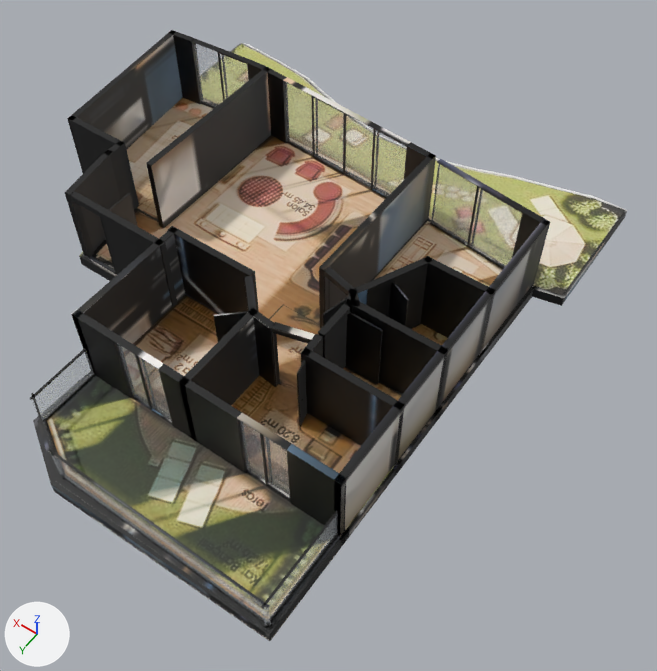
Before and after pictures for a commit that changed the glTF model _bake/glb/gol-9/model.glb.
Before and after are seen from a 50 mm camera at (-11.22, 10.78, 18.0) aimed at (-2.83, -0.97, -0.47). The lights are fixed; the arrows at lower left show +X, +Y and +Z. The picture after the commit comes second. Where no turn or scale is listed for an object, it has been applied to the vertices. Vertices at exactly the same position are counted once.
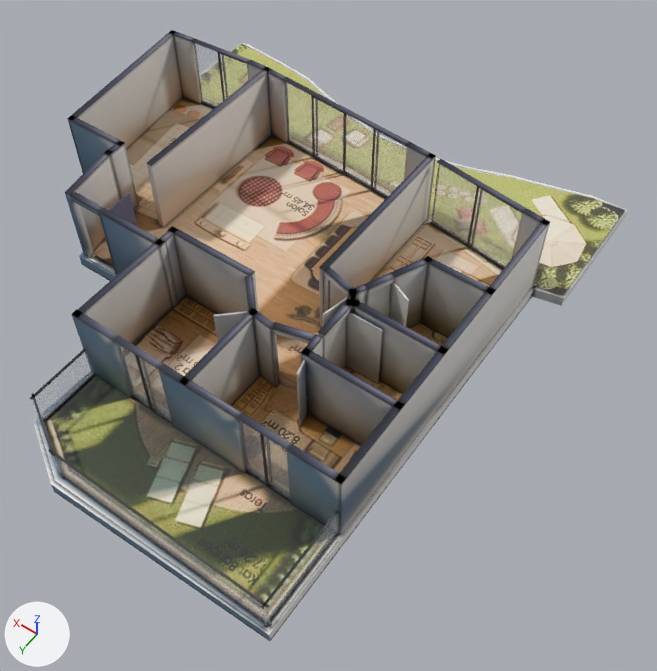
Boxes (x1, y1, x2, y2) around the edits, measured in the pictures (657 x 671 px):
'Mesh_0', surface changed (black to grey): (33, 30, 627, 641) in both
part 1 of me_mesh_0, reshaped: before (79, 252, 353, 387); after (46, 73, 550, 602)
part 2 of me_mesh_0, surface changed (black to grey): (36, 31, 627, 640) in both

Edits to the bpy script that builds the scene:
```text
Change mat_baked:
    where n3 = _N.new('ShaderNodeMapping'); n3.name = 'Mapping'
    n3.inputs[1].default_value: (0.00132, -14.88, 0.0) -> (0.00117, -14.97, 0.0)  # 'Location'
    n3.inputs[3].default_value: (15.96, 15.87, 1.0) -> (15.96, 15.97, 1.0)  # 'Scale'
Change me_mesh_0:
    used by ob_mesh_0; location = (-7.28, 6.33, -0.36)
    remove me_mesh_0.from_pydata(...)  # 2560 vertices, 4472 faces; spans x 0.0..13.9, y -15.5..0.0, z 0.0..2.6
    add me_mesh_0.from_pydata(...)  # 3244 vertices, 5940 faces; spans x 0.0..13.9, y -15.5..0.0, z 0.0..2.6
    me_mesh_0 part 1: 23 vertices moved within x 3.1..11.5, y -7.7..-4.9, z 0.0..0.4; 10 vertices removed from x 3.3..5.1, y -6.5..-4.8, z 0.4..2.6; 694 vertices added at x 0.8..11.6, y -12.5..-2.7, z 0.0..2.6
    me_mesh_0 part 2: 2996 kept faces spanning x 0.0..13.9, y -15.5..0.0, z 0.0..2.6 get new texture (UV) coordinates
```
